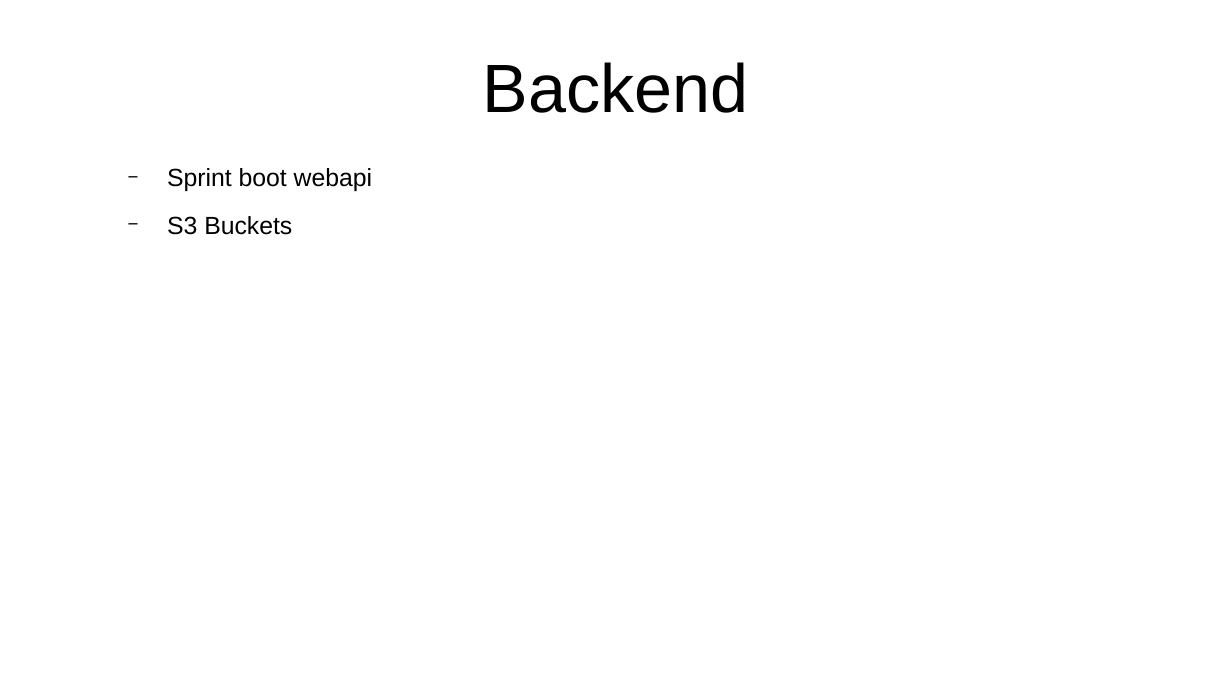
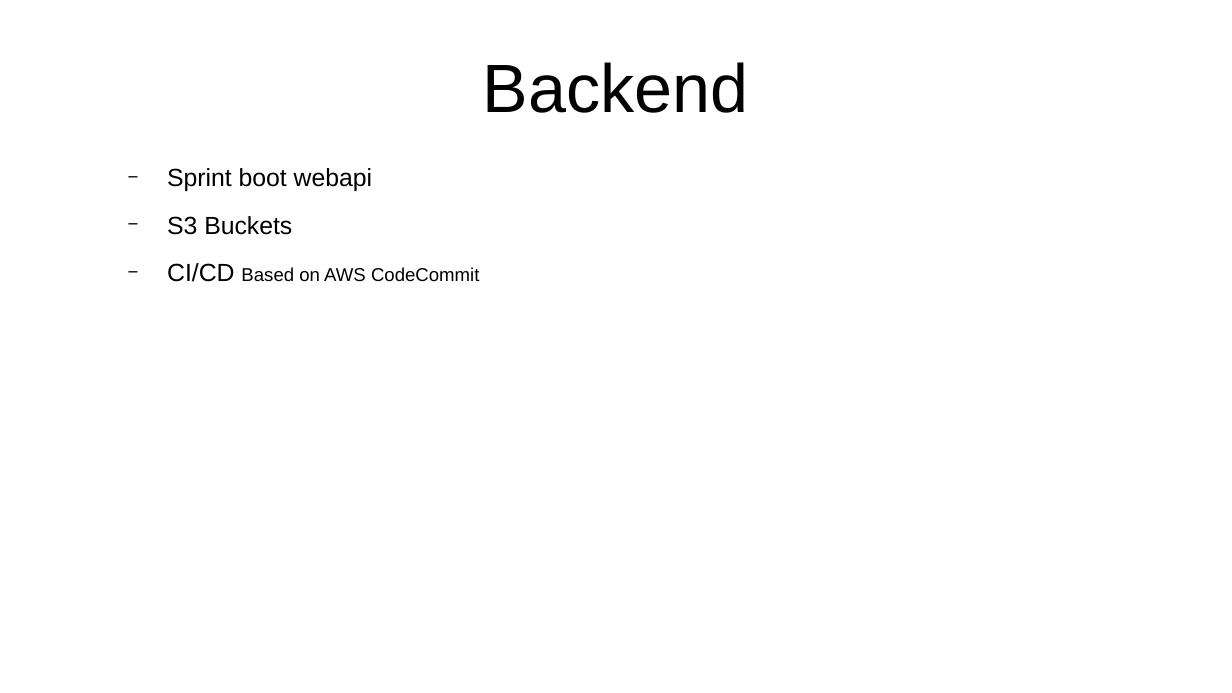
Before and after one commit to tonyctp/ai-learning, a slide deck: slide 6 of docs/Summary.odp. Drawn at 1232x693 pixels with LibreOffice and Linux fonts; fonts in the diff are those of the drawing. Boxes give left, top, right and bottom in pixels: in the first picture for what was removed or moved away, otherwise in the second. Text is boxed around its words. In the diff, an @@ line names an element or a change of style, - is before the commit and + after.

```diff
--- a/docs/Summary.odp
+++ b/docs/Summary.odp
@@ text at [167,263,479,282]: paragraph added @@
+  − CI/CD Based on AWS CodeCommit
```
Also in this commit, not shown: 2 other slides changed, 1 slide added.
